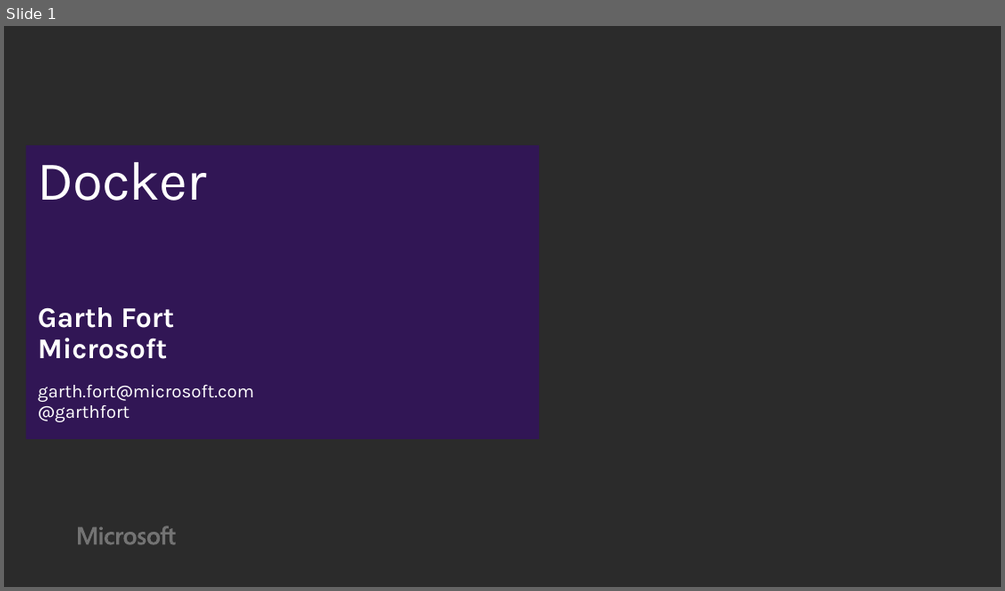
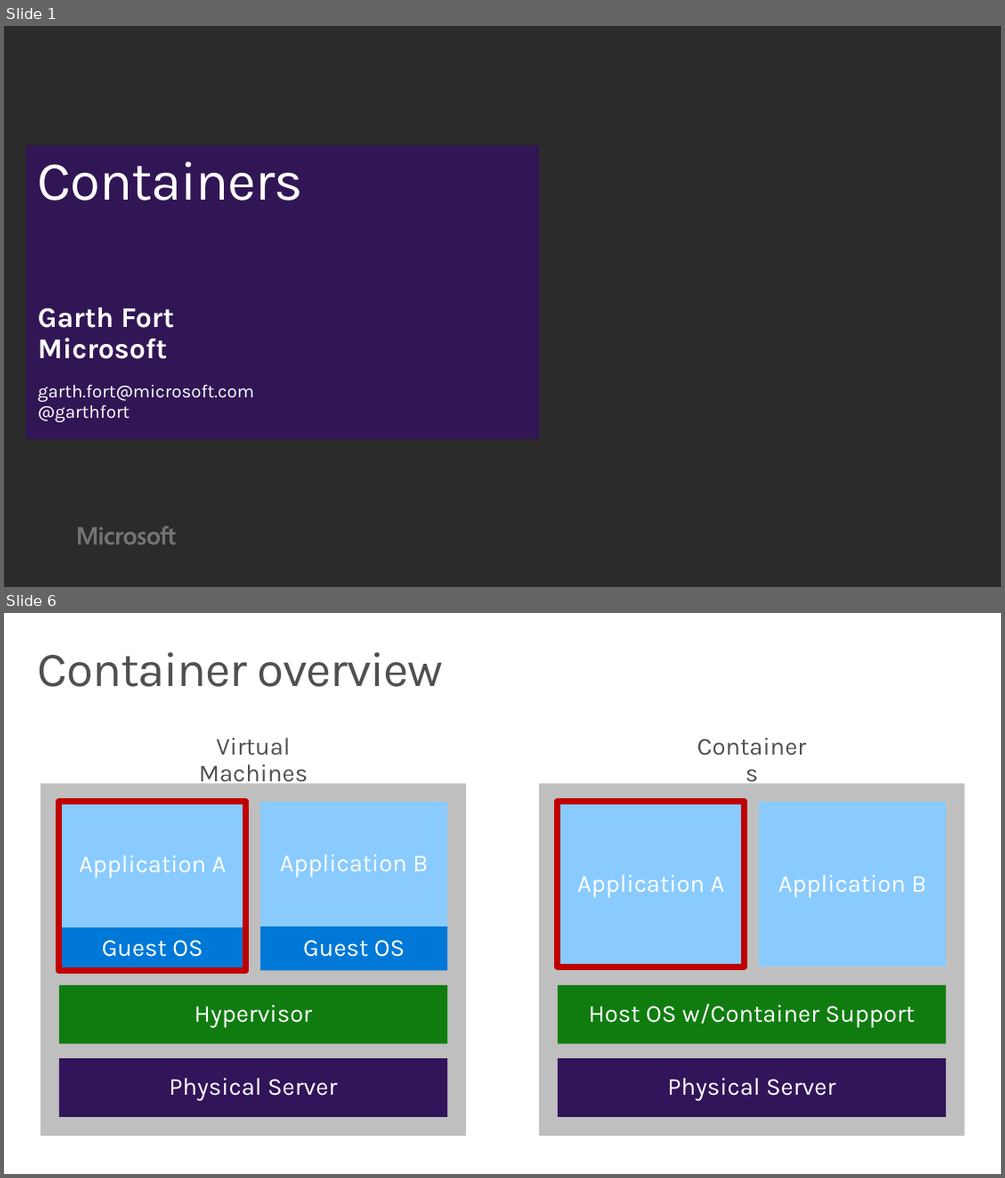
Before and after one commit to wely/DevCamp, a slide deck: Presentation/Module07-Docker.pptx. Shown one above the other, each under a label of ours: slide 1 before the commit, slides 1 and 6 after it; the slides between them are not shown. The pictures are 1005x591 and 1005x1178 pixels, drawn with LibreOffice and Linux fonts; fonts in the diff are those of the drawing; background and template pictures are left out; a plain dark background stands for a picture behind light text. Boxes give left, top, right and bottom in pixels: in the first picture for what was removed or moved away, otherwise in the second. Text is boxed around its words. In the diff, an @@ line names an element or a change of style, - is before the commit and + after.

```diff
--- a/Presentation/Module07-Docker.pptx
+++ b/Presentation/Module07-Docker.pptx
@@ slide 6 added at [4, 613, 1001, 1174], background #FFFFFF @@
@@ title added at [38, 652, 443, 687], 48 pt, text #505050 @@
+Container overview
@@ text added at [199, 738, 307, 787], 24 pt, text #505050 @@
+Virtual Machines
@@ text added at [679, 722, 825, 773], 24 pt, text #505050 @@
+Containers
@@ rectangle added at [40, 783, 466, 1135], fill #BFBFBF @@
@@ rectangle added at [539, 783, 964, 1135], fill #BFBFBF @@
@@ rectangle added at [59, 802, 246, 927], fill #89CBFF, 24 pt, text #FFFFFF @@
+Application A
@@ rectangle added at [59, 802, 246, 970], outline #C00000 6 pt @@
@@ rectangle added at [260, 802, 447, 926], fill #89CBFF, 24 pt, text #FFFFFF @@
+Application B
@@ rectangle added at [558, 802, 744, 966], fill #89CBFF, 24 pt, text #FFFFFF @@
+Application A
@@ rectangle added at [558, 802, 744, 966], outline #C00000 6 pt @@
@@ rectangle added at [759, 802, 946, 966], fill #89CBFF, 24 pt, text #FFFFFF @@
+Application B
@@ rectangle added at [59, 926, 246, 971], fill #0078D7, 24 pt, text #FFFFFF @@
+Guest OS
@@ rectangle added at [260, 926, 447, 970], fill #0078D7, 24 pt, text #FFFFFF @@
+Guest OS
@@ rectangle added at [59, 985, 447, 1043], fill #107C10, 24 pt, text #FFFFFF @@
+Hypervisor
@@ rectangle added at [558, 985, 946, 1043], fill #107C10, 24 pt, text #FFFFFF @@
+Host OS w/Container Support
@@ rectangle added at [59, 1058, 447, 1117], fill #32145A, 24 pt, text #FFFFFF @@
+Physical Server
@@ rectangle added at [558, 1058, 946, 1117], fill #32145A, 24 pt, text #FFFFFF @@
+Physical Server
@@ slide 1 changed as well @@
@@ title at [38, 161, 303, 200]: text changed @@
-Docker
+Containers
```
Also in this commit, not shown: 27 other slides added, 1 slide removed.
